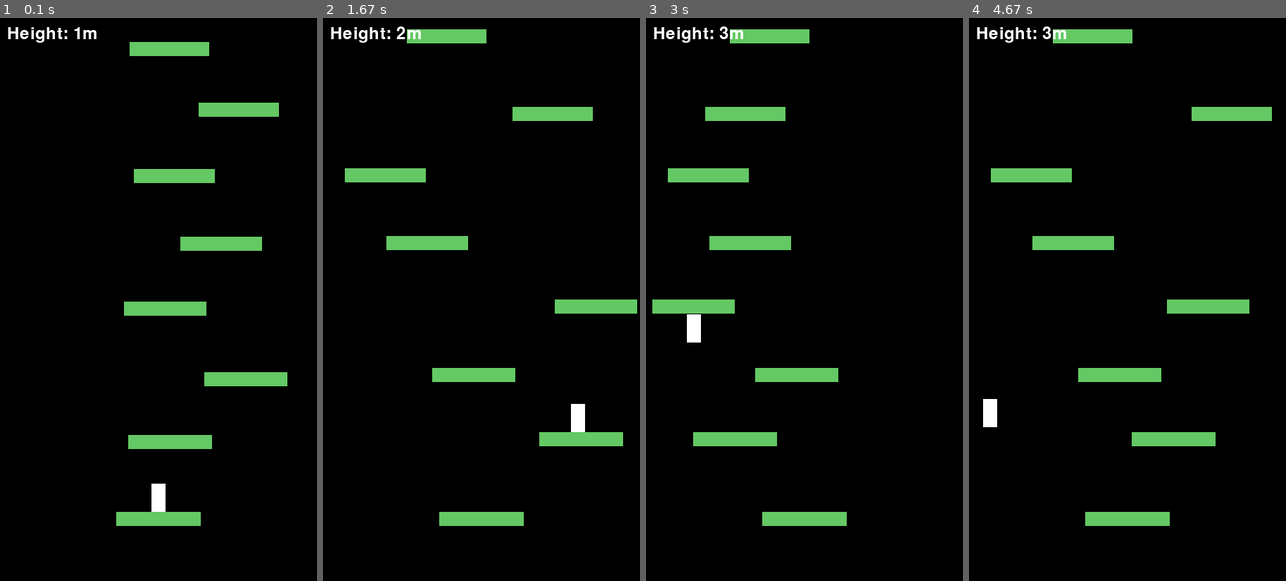
Above: before the commit, frames 1-4 (left to right).
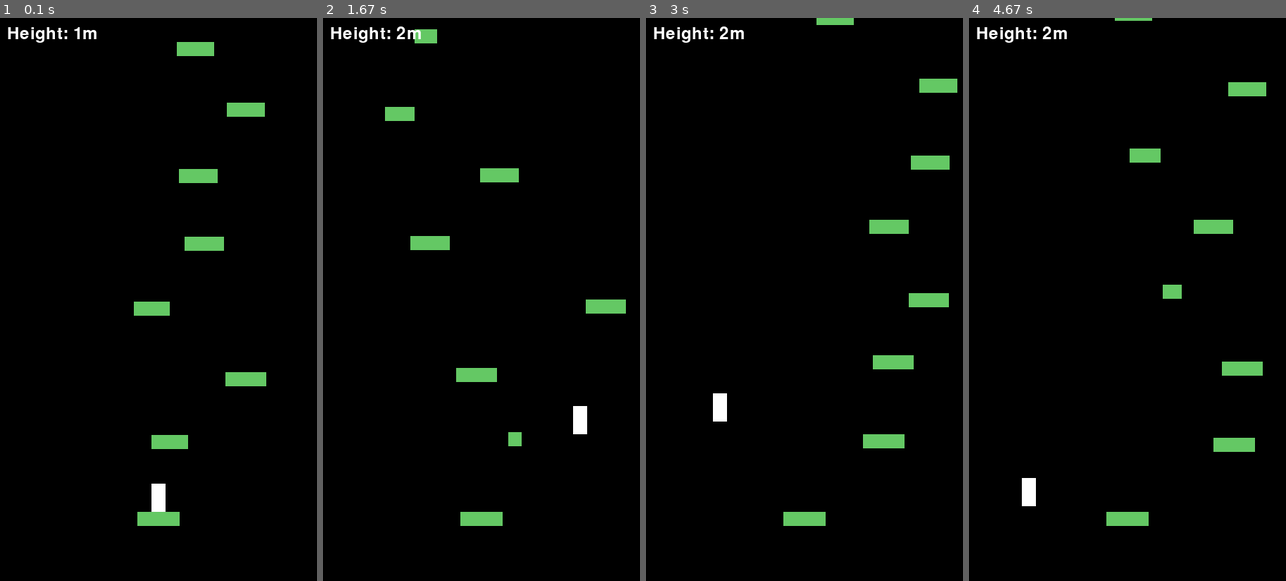
Above: after the commit, the same moments.

Repository: nacjji/platformer_pygame
Game: pygame game, started from main.py
Same seed, same stepped clock (60 frames per second), same inputs: the game is played once before the commit and once after it.
Inputs (mouse positions are in pixels of both pictures, inside the frame that each line leads up to):
- Up to frame 1 (0.1 s): no input
- Up to frame 2 (1.67 s): hold Right 0.33-0.8 s; click "RETRY" at 0.88 s; hold Right 1.17-1.63 s; tap Space at 1.23, 1.53 s
- Up to frame 3 (3 s): click (804, 355) at 2.28 s, where only the run after the commit has a clickable "RETRY"; hold Left 2.57-2.97 s; tap Space at 2.63, 2.93 s
- Up to frame 4 (4.67 s): click (1127, 355) at 3.72 s, where only the run after the commit has a clickable "RETRY"; hold Left 4-4.47 s; tap Space at 4.07, 4.37 s

The runs differ from the first frame. In frame 1, 2.9% of the frame differs, in the area x 36-91%, y 4-91%; in frame 2, 4.4%; in frame 3, 7.3%, in the area x 2-99%, y 0-91%; in frame 4, 7.0%.

Commit message:
feat: vanish platform

Diff:
--- a/src/actions/movement.py
+++ b/src/actions/movement.py
@@ -24,6 +24,10 @@
         current_platform = None
 
         for platform in platforms:
+            # 사라진 상태의 플랫폼은 무시
+            if hasattr(platform, 'is_vanish') and platform.is_vanish and not platform.is_visible:
+                continue
+
             # 플레이어가 떨어지는 중일 때만 충돌 체크
             if player.velocity_y > 0:
                 # 플레이어의 바닥과 플랫폼 상단의 충돌 검사
@@ -50,6 +54,11 @@
         # 움직이는 플랫폼 위에 있을 경우 플랫폼과 함께 이동
         if current_platform and current_platform.is_moving and not player.is_jumping:
             player.pos_x += current_platform.speed * current_platform.direction
+
+        # 현재 서있는 플랫폼이 사라진 상태라면 플레이어를 떨어지게 함
+        if current_platform and hasattr(current_platform, 'is_vanish') and current_platform.is_vanish and not current_platform.is_visible:
+            player.is_jumping = True
+            current_platform = None
 
     @staticmethod
     def move_horizontal(player, direction):
--- a/src/constants.py
+++ b/src/constants.py
@@ -36,7 +36,7 @@
 PLATFORM_WIDTH = 100
 PLATFORM_HEIGHT = 20
 PLATFORM_MIN_WIDTH = 1   # 최소 발판 너비를 1px로 설정
-PLATFORM_MAX_WIDTH = 120  # 최대 발판 너비
+PLATFORM_MAX_WIDTH = 60  # 최대 발판 너비
 PLATFORM_WIDTH_DECREASE = 1  # 발판 생성마다 줄어드는 너비
 # 한 화면에 그리는 발판 최대 개수
 PLATFORM_COUNT = SCREEN_HEIGHT // (PLATFORM_HEIGHT + 10)
@@ -71,4 +71,14 @@
 MOVING_PLATFORM_SPEED = 3  # 움직이는 플랫폼의 기본 속도
 MOVING_PLATFORM_MAX_SPEED = 6  # 움직이는 플랫폼의 최대 속도
 MOVING_PLATFORM_RANGE = 100  # 움직이는 거리
-MOVING_PLATFORM_CHANCE = 0.3  # 움직이는 플랫폼이 생성될 확률
+MOVING_PLATFORM_CHANCE = 0.4  # 움직이는 플랫폼이 생성될 확률
+
+# 변형 플랫폼 설정
+TRANSFORM_MIN_SPEED = 0.5  # 최소 변형 속도
+TRANSFORM_MAX_SPEED = 2.0  # 최대 변형 속도
+TRANSFORM_MIN_WIDTH_RATIO = 0.1  # 최소 너비 비율 (초기 너비의 10%)
+
+# 사라지는 플랫폼 설정
+VANISH_INTERVAL = 2000  # 사라지고 나타나는 주기 (밀리초)
+VANISH_DURATION = 1000  # 사라져있는 시간 (밀리초)
+VANISH_PLATFORM_CHANCE = 0.15  # 사라지는 플랫폼이 생성될 확률
--- a/src/game.py
+++ b/src/game.py
@@ -1,5 +1,7 @@
 import pygame
 import sys
+import random
+import time
 
 from src.ui.score import ScoreUI
 from .constants import *
--- a/src/objects/platform.py
+++ b/src/objects/platform.py
@@ -1,10 +1,11 @@
 import pygame
 import random
+import time
 from ..constants import *
 
 
 class Platform:
-    def __init__(self, x, y, width=None, is_moving=False):
+    def __init__(self, x, y, width=None, is_moving=False, is_transforming=False, is_vanish=False):
         """
         발판을 초기화합니다.
         Args:
@@ -12,28 +13,48 @@
             y (float): 발판의 y 좌표 (상단 기준)
             width (float, optional): 발판의 너비. None이면 랜덤한 너비로 생성
             is_moving (bool): 움직이는 플랫폼인지 여부
+            is_transforming (bool): 크기가 변하는 플랫폼인지 여부
+            is_vanish (bool): 사라졌다 나타나는 플랫폼인지 여부
         """
         self.x = x
         self.initial_x = x  # 초기 x 위치 저장
         self.y = y
-        self.width = width if width is not None else random.randint(
+        self.initial_width = width if width is not None else random.randint(
             PLATFORM_MIN_WIDTH, PLATFORM_MAX_WIDTH)
+        self.width = self.initial_width
         self.height = PLATFORM_HEIGHT
+        self.min_width = max(PLATFORM_MIN_WIDTH, int(
+            self.initial_width * TRANSFORM_MIN_WIDTH_RATIO))
 
         # 움직임 관련 속성
         self.is_moving = is_moving
         if is_moving:
             self.direction = 1  # 1: 오른쪽, -1: 왼쪽
-
-            # 높이에 따른 속도 계산 (시작 높이에서 얼마나 올라갔는지)
             height_factor = abs(
                 int((SCREEN_HEIGHT - self.y) / 400))  # 400픽셀당 1씩 증가
             self.speed = min(MOVING_PLATFORM_SPEED +
                              height_factor, MOVING_PLATFORM_MAX_SPEED)
             self.move_range = MOVING_PLATFORM_RANGE
 
+        # 변형 관련 속성
+        self.is_transforming = is_transforming
+        if is_transforming:
+            self.transform_speed = random.uniform(
+                TRANSFORM_MIN_SPEED, TRANSFORM_MAX_SPEED)
+            self.transform_direction = -1  # -1: 줄어듦, 1: 늘어남
+            self.center = self.x + self.width / 2  # 중심점 저장
+
+        # 사라지는 속성
+        self.is_vanish = is_vanish
+        if is_vanish:
+            self.is_visible = True
+            self.last_vanish_time = time.time() * 1000
+            self.vanish_start_time = 0
+
     def update(self):
         """플랫폼의 상태를 업데이트합니다."""
+        current_time = time.time() * 1000
+
         if self.is_moving:
             # 이동
             self.x += self.speed * self.direction
@@ -46,6 +67,39 @@
                 self.x = SCREEN_WIDTH - self.width
                 self.direction = -1
 
+        if self.is_transforming:
+            # 크기 변화
+            self.width += self.transform_speed * self.transform_direction
+
+            # 최소/최대 크기에서 방향 전환
+            if self.width <= self.min_width:
+                self.width = self.min_width
+                self.transform_direction = 1
+            elif self.width >= self.initial_width:
+                self.width = self.initial_width
+                self.transform_direction = -1
+
+            # 중심점 기준으로 x 위치 조정
+            self.x = self.center - self.width / 2
+
+            # 화면 경계 처리
+            if self.x < 0:
+                self.x = 0
+            elif self.x + self.width > SCREEN_WIDTH:
+                self.x = SCREEN_WIDTH - self.width
+
+        if self.is_vanish:
+            if self.is_visible:
+                # 보이는 상태에서 VANISH_INTERVAL 시간이 지나면 사라짐
+                if current_time - self.last_vanish_time >= VANISH_INTERVAL:
+                    self.is_visible = False
+                    self.vanish_start_time = current_time
+            else:
+                # 사라진 상태에서 VANISH_DURATION 시간이 지나면 다시 나타남
+                if current_time - self.vanish_start_time >= VANISH_DURATION:
+                    self.is_visible = True
+                    self.last_vanish_time = current_time
+
     @property
     def right(self):
         """발판의 오른쪽 끝 x 좌표를 반환합니다."""
@@ -68,6 +122,10 @@
 
     def draw(self, screen, camera_y):
         """발판을 화면에 그립니다."""
+        # 사라지는 플랫폼이고 현재 보이지 않는 상태면 그리지 않음
+        if self.is_vanish and not self.is_visible:
+            return
+
         screen_y = self.y - camera_y  # 카메라 위치를 고려한 화면상의 y 위치
 
         # 화면에 보이는 발판만 그리기
@@ -81,11 +139,18 @@
 
     def is_point_above(self, x, y):
         """주어진 점이 발판 바로 위에 있는지 확인합니다."""
+        # 사라진 상태의 플랫폼은 밟을 수 없음
+        if self.is_vanish and not self.is_visible:
+            return False
         return (self.x <= x <= self.right and
                 self.y - 5 <= y <= self.y + 5)  # 약간의 여유 범위를 둠
 
     def is_within_reach(self, x, y, max_jump_height, max_jump_width):
         """현재 위치에서 이 발판에 도달할 수 있는지 확인합니다."""
+        # 사라진 상태의 플랫폼은 도달할 수 없음
+        if self.is_vanish and not self.is_visible:
+            return False
+
         # 수직 거리 체크
         if y - max_jump_height > self.bottom:  # 발판이 너무 높음
             return False
@@ -107,7 +172,7 @@
         """
         platforms = []
 
-        # 첫 번째 발판은 화면 중앙 하단에 생성
+        # 첫 번째 발판은 화면 중앙 하단에 생성 (일반 플랫폼으로 고정)
         first_platform = cls(
             x=SCREEN_WIDTH//2 - PLATFORM_MAX_WIDTH//2,
             y=SCREEN_HEIGHT - 100,
@@ -121,7 +186,7 @@
 
         for _ in range(count - 1):
             new_platform = cls.create_random(
-                prev_platform.x, prev_platform.y, current_width)
+                prev_platform.x, prev_platform.y, current_width, prev_platform)
             current_width = new_platform.width
             platforms.append(new_platform)
             prev_platform = new_platform
@@ -129,13 +194,14 @@
         return platforms
 
     @classmethod
-    def create_random(cls, prev_x, prev_y, current_width=None):
+    def create_random(cls, prev_x, prev_y, current_width=None, prev_platform=None):
         """
         이전 발판에서 도달 가능한 범위 내에서 새로운 발판을 생성합니다.
         Args:
             prev_x (float): 이전 발판의 x 좌표
             prev_y (float): 이전 발판의 y 좌표
             current_width (int): 현재 생성할 발판의 너비. None이면 최대 너비로 시작
+            prev_platform (Platform): 이전 플랫폼 객체
         Returns:
             Platform: 생성된 발판
         """
@@ -163,7 +229,25 @@
             max_jump_height * 0.6, max_jump_height * 0.8)
         y = prev_y - height_gap
 
-        # 움직이는 플랫폼 결정 (30% 확률)
-        is_moving = random.random() < MOVING_PLATFORM_CHANCE
-
-        return cls(x, y, width, is_moving)
+        # 플랫폼 타입 결정
+        platform_type = random.random()  # 0.0 ~ 1.0 사이의 랜덤 값
+
+        # 이전 플랫폼이 사라지는 플랫폼이었다면 일반 또는 움직이는 플랫폼만 생성 가능
+        if prev_platform and hasattr(prev_platform, 'is_vanish') and prev_platform.is_vanish:
+            if platform_type < MOVING_PLATFORM_CHANCE:
+                return cls(x, y, width, is_moving=True)
+            else:
+                return cls(x, y, width)
+
+        # 움직이는 플랫폼 (30% 확률)
+        if platform_type < MOVING_PLATFORM_CHANCE:
+            return cls(x, y, width, is_moving=True)
+        # 변형되는 플랫폼 (20% 확률)
+        elif platform_type < MOVING_PLATFORM_CHANCE + 0.2:
+            return cls(x, y, width, is_transforming=True)
+        # 사라지는 플랫폼 (15% 확률)
+        elif platform_type < MOVING_PLATFORM_CHANCE + 0.2 + VANISH_PLATFORM_CHANCE:
+            return cls(x, y, width, is_vanish=True)
+        # 일반 플랫폼
+        else:
+            return cls(x, y, width)
